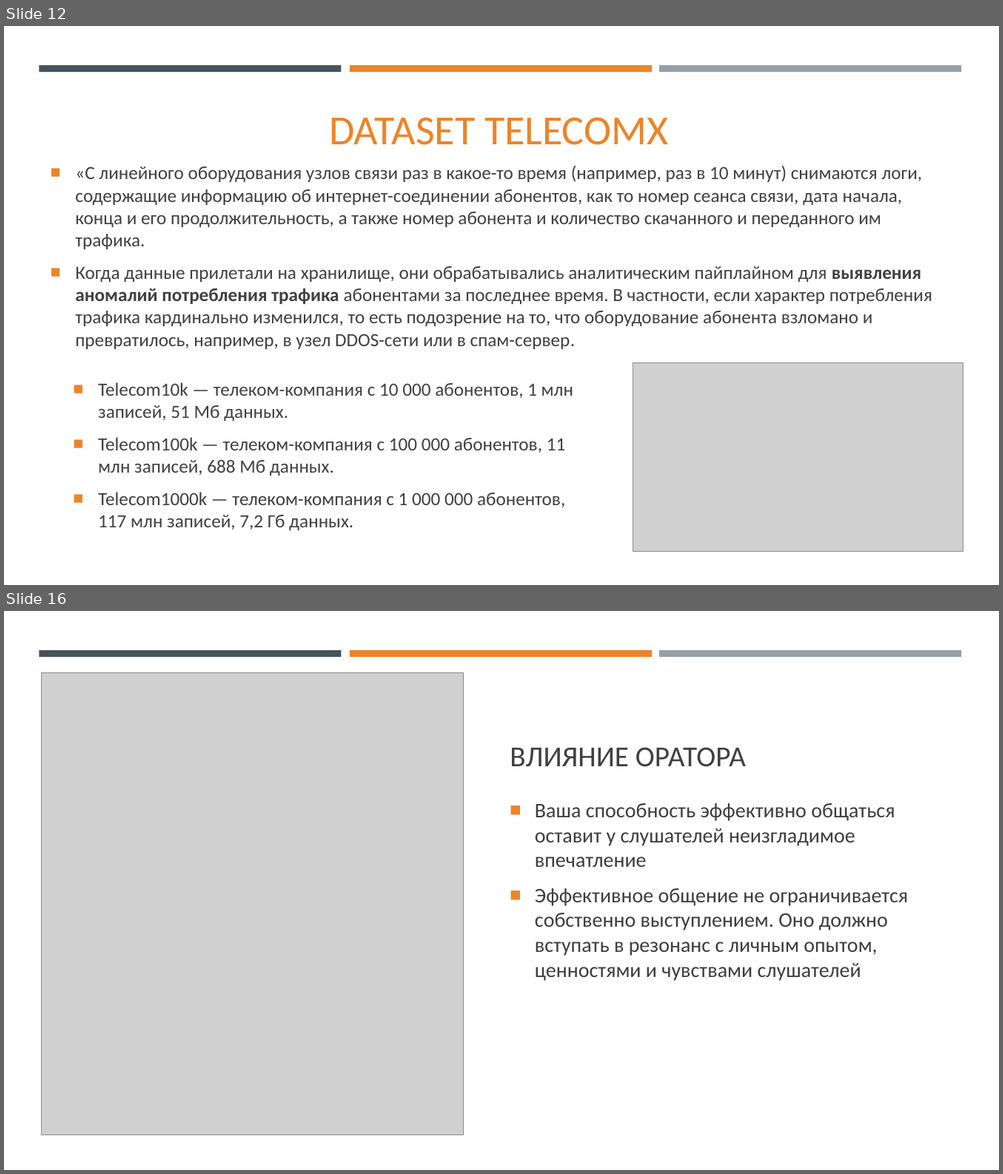
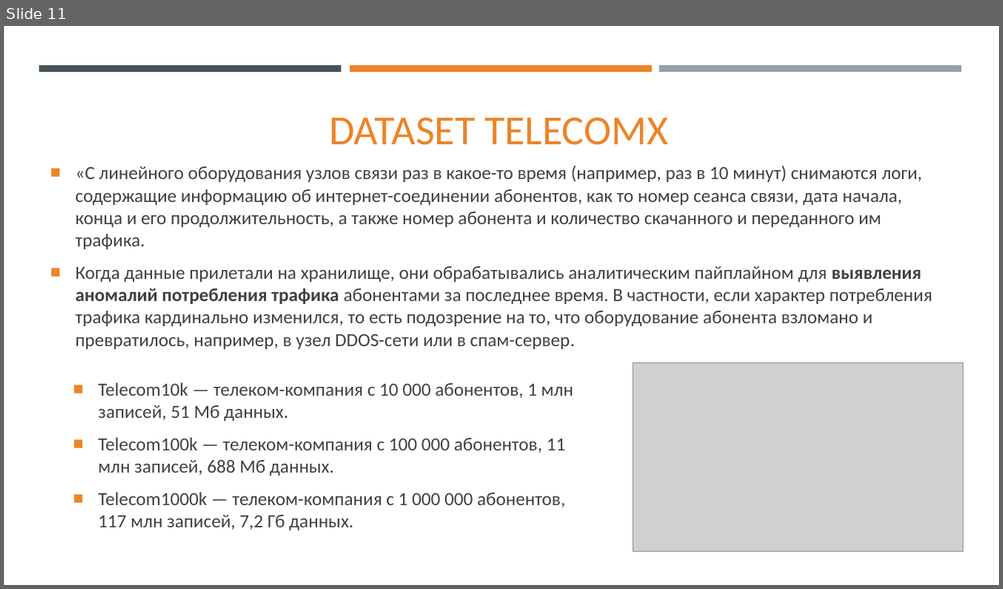
Before and after one commit to SkibaSAY/IPS_University, a slide deck: IPSLib/Documentation/Доклад для конференции/Доклад.pptx. Shown one above the other, each under a label of ours: slides 12 and 16 before the commit, slide 11 after it; the slides between them are not shown. The pictures are 1003x1174 and 1003x589 pixels, drawn with LibreOffice and Linux fonts; fonts in the diff are those of the drawing; grey boxes stand for pictures. Boxes give left, top, right and bottom in pixels: in the first picture for what was removed or moved away, otherwise in the second. Text is boxed around its words. In the diff, an @@ line names an element or a change of style, - is before the commit and + after.

```diff
--- a/IPSLib/Documentation/Доклад для конференции/Доклад.pptx
+++ b/IPSLib/Documentation/Доклад для конференции/Доклад.pptx
@@ slide 16 removed at (4, 611, 999, 1170), background #FFFFFF; not listed: 3 template elements that a slide beside it also shows @@
@@ picture removed at (41, 673, 464, 1135) @@
@@ title removed at (509, 747, 745, 767) @@
-ВЛИЯНИЕ ОРАТОРА
@@ text removed at (535, 803, 908, 981) @@
-■ Ваша способность эффективно общаться оставит у слушателей неизгладимое впечатление
-■ Эффективное общение не ограничивается собственно выступлением. Оно должно вступать в резонанс с личным опытом, ценностями и чувствами слушателей
@@ what was slide 12 is now slide 11 @@
```
Also in this commit, not shown: 2 slides changed, 10 slides added, 7 other slides removed, 4 other files.
